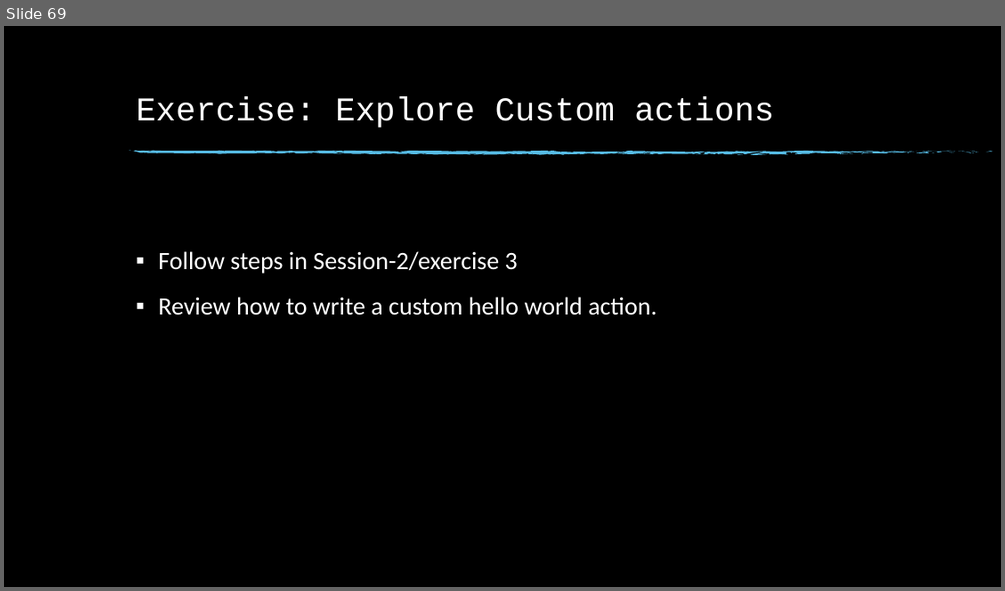
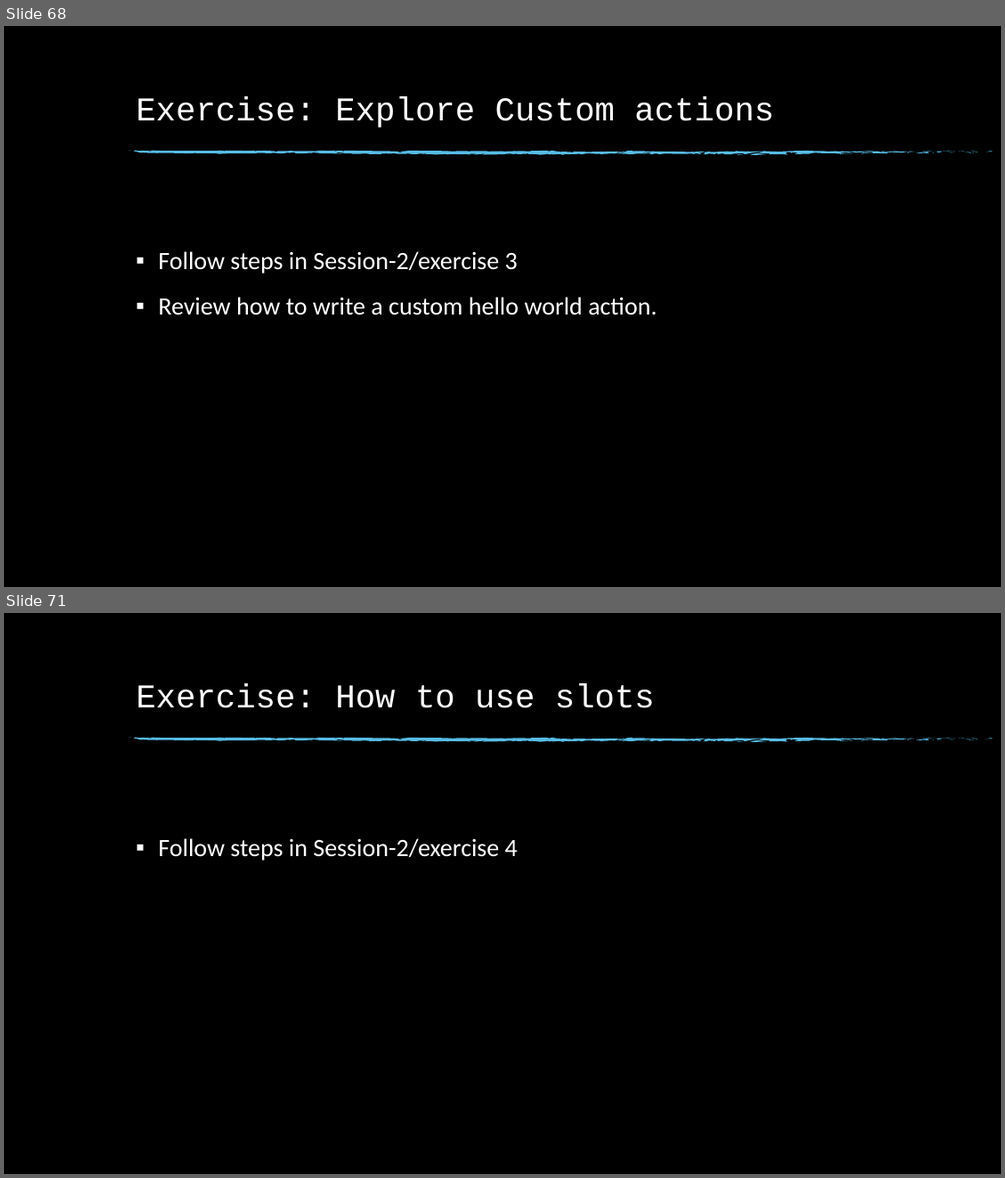
Before and after one commit to dinesh19aug/rasa-workshop, a slide deck: Natural Language Processing Workshop.pptx. Shown one above the other, each under a label of ours: slide 69 before the commit, slides 68 and 71 after it; the slides between them are not shown. The pictures are 1005x591 and 1005x1178 pixels, drawn with LibreOffice and Linux fonts; fonts in the diff are those of the drawing; background and template pictures are left out. Boxes give left, top, right and bottom in pixels: in the first picture for what was removed or moved away, otherwise in the second. Text is boxed around its words. In the diff, an @@ line names an element or a change of style, - is before the commit and + after.

Commit message:
Added exercise 4

```diff
--- a/Natural Language Processing Workshop.pptx
+++ b/Natural Language Processing Workshop.pptx
@@ slide 71 added at box(4, 613, 1001, 1174), background picture (left out); not listed: 74 template elements that a slide beside it also shows @@
@@ title added at box(136, 684, 655, 708), 32 pt, text #FFFFFF @@
+Exercise: How to use slots
@@ text added at box(158, 838, 518, 860), 24 pt, text #FFFFFF @@
+▪ Follow steps in Session-2/exercise 4
@@ what was slide 69 is now slide 68 @@
```
Also in this commit, not shown: 2 other slides added, 1 slide removed, 30 other files.
